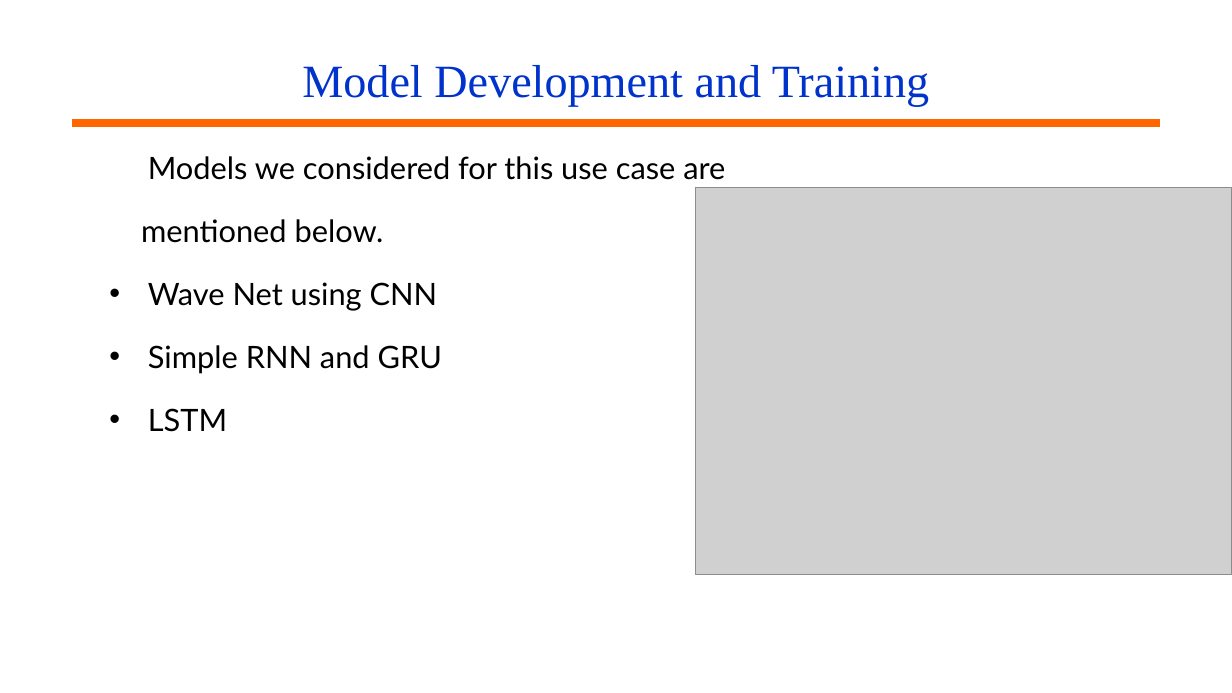
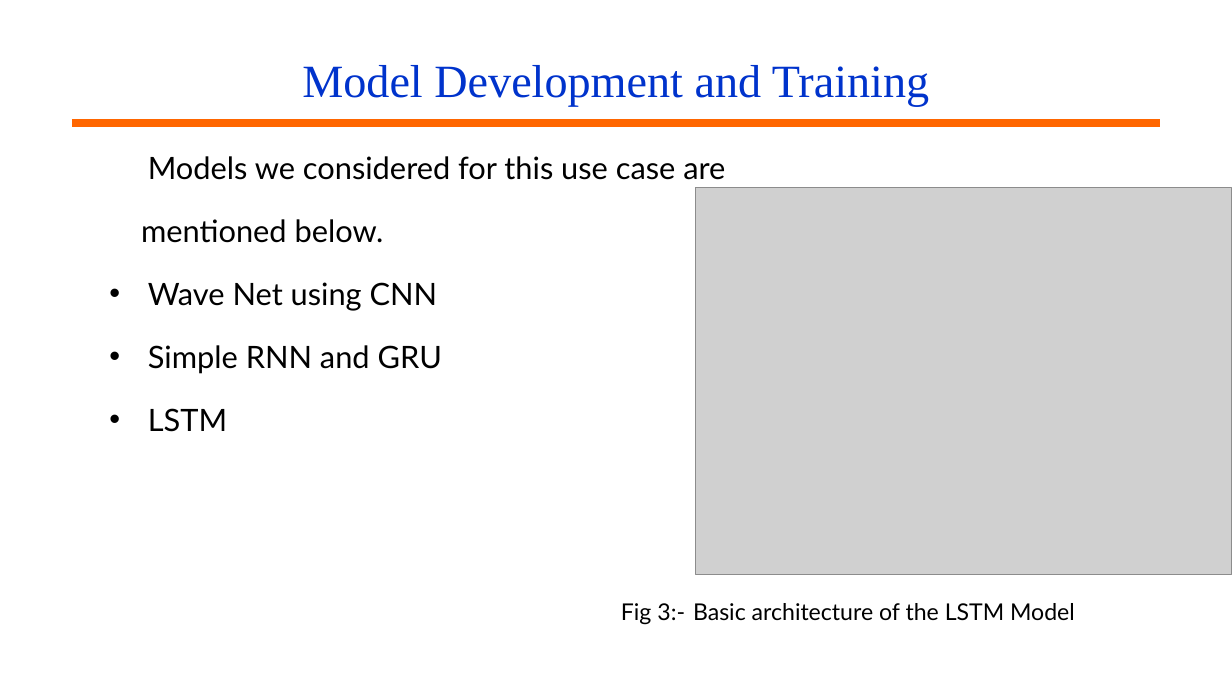
Before and after one commit to jerinjoseph121/Music-Generation, a slide deck: slide 9 of Presentation/Music Generation Major Project.pptx. Drawn at 1232x693 pixels with LibreOffice and Linux fonts; fonts in the diff are those of the drawing; grey boxes stand for pictures; background and template pictures are left out. Boxes give left, top, right and bottom in pixels: in the first picture for what was removed or moved away, otherwise in the second. Text is boxed around its words. In the diff, an @@ line names an element or a change of style, - is before the commit and + after.

```diff
--- a/Presentation/Music Generation Major Project.pptx
+++ b/Presentation/Music Generation Major Project.pptx
@@ text at (x1=621, y1=603, x2=1075, y2=625): paragraph added @@
+Fig 3:- Basic architecture of the LSTM Model
```
Also in this commit, not shown: 8 other slides changed, 6 slides added, 2 slides removed.
